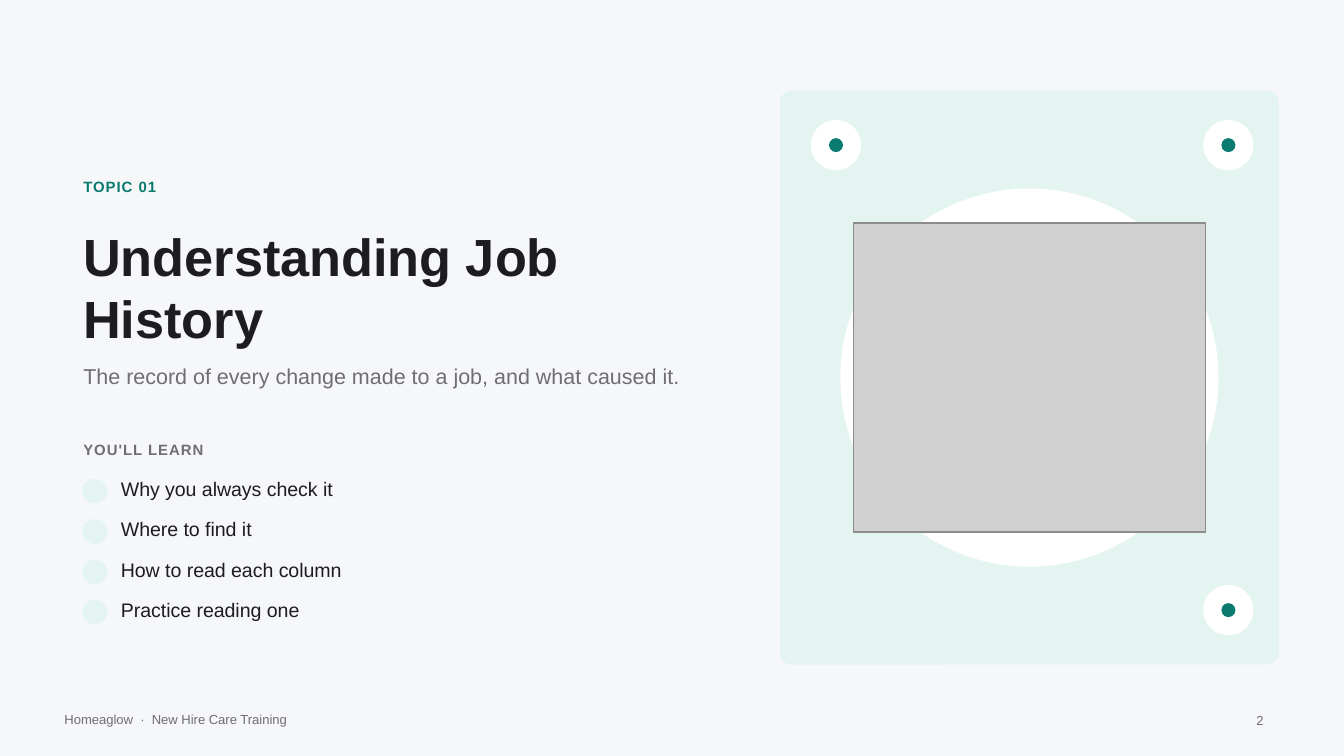
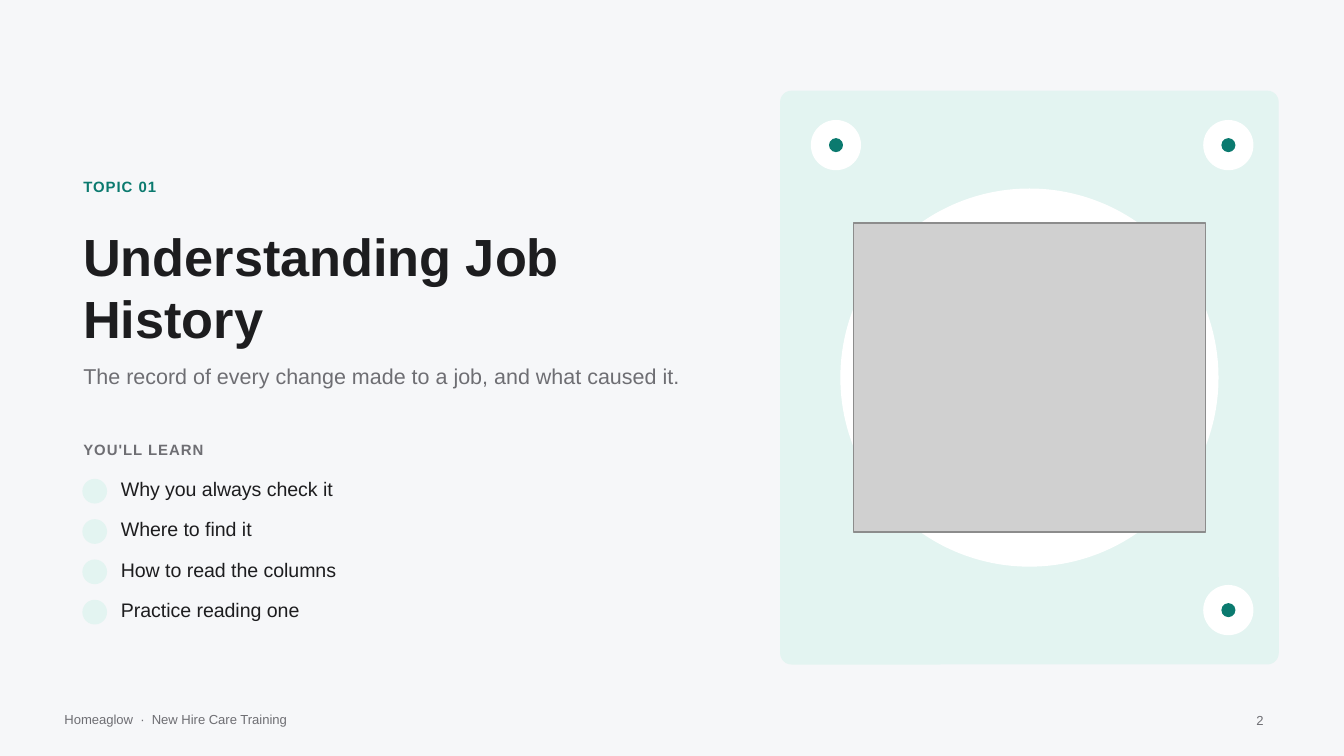
Before and after one commit to anjulimichelle/training, a slide deck: slide 2 of platform-mechanics/platform-operating-mechanics.pptx. Drawn at 1344x756 pixels with LibreOffice and Linux fonts; fonts in the diff are those of the drawing; grey boxes stand for pictures; background and template pictures are left out. Boxes give left, top, right and bottom in pixels: in the first picture for what was removed or moved away, otherwise in the second. Text is boxed around its words. In the diff, an @@ line names an element or a change of style, - is before the commit and + after.

```diff
--- a/platform-mechanics/platform-operating-mechanics.pptx
+++ b/platform-mechanics/platform-operating-mechanics.pptx
@@ text at box(121, 562, 336, 577): text changed @@
-How to read each column
+How to read the columns
```
Also in this commit, not shown: 1 other slide changed, 1 slide removed, 3 other files.
